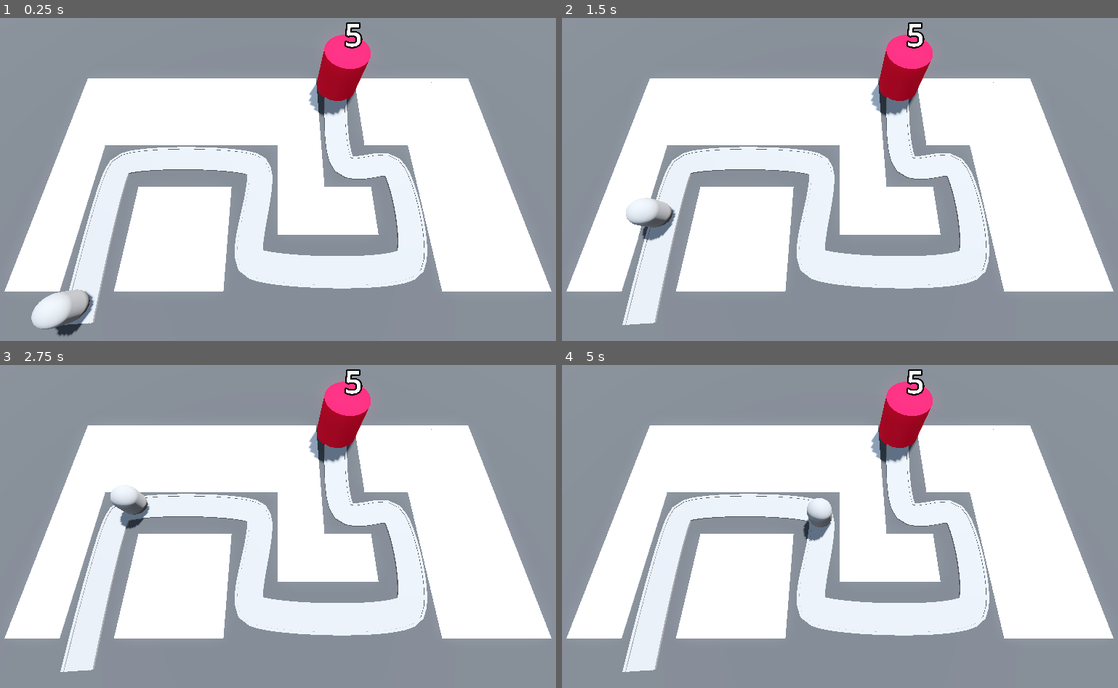
Above: before the commit, frames 1-4 (two rows, left to right).
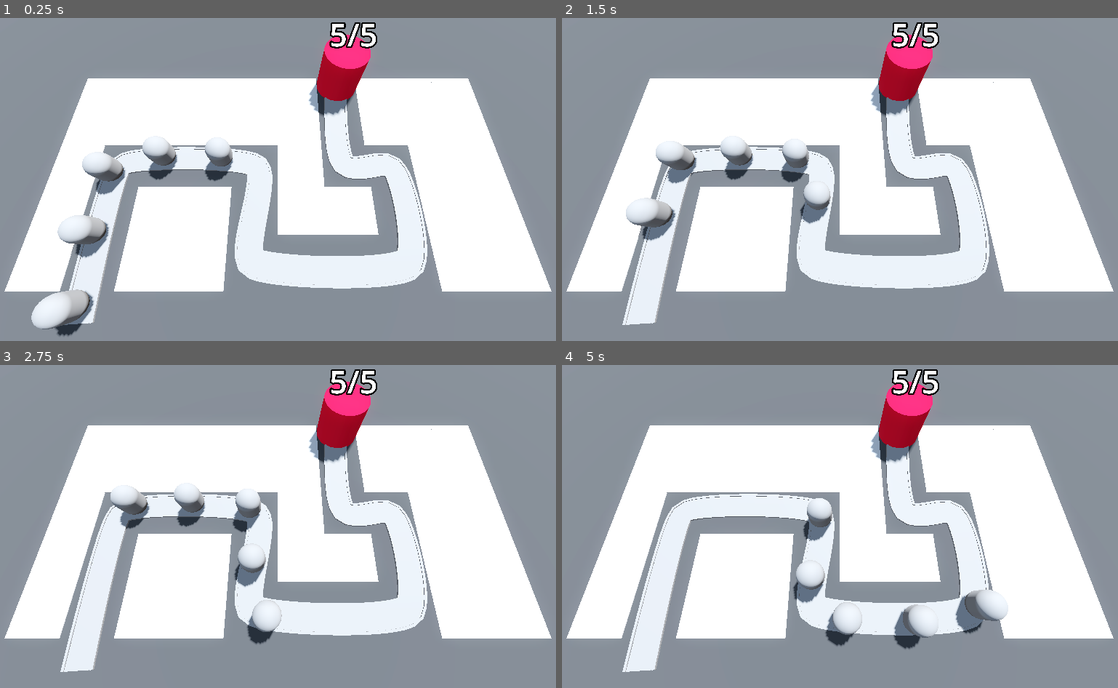
Above: after the commit, the same moments.

Repository: DTNevaeha/TD_Game
Game: Godot game, scene res://BaseLevel.tscn
The game is run twice, just before and just after one commit, with the same random seed, the same clock (stepped at 60 frames per second) and the same inputs.
Inputs:
- Up to frame 1 (0.25 s): no input
- Up to frame 2 (1.5 s): no input
- Up to frame 3 (2.75 s): no input
- Up to frame 4 (5 s): no input

The runs differ from the first frame. In frame 1, 2.7% of the frame differs, in the area x 10-68%, y 1-75%; in frame 2, 2.4%; in frame 3, 2.1%; in frame 4, 2.5%.

Commit message:
Added lose condition and health

Diff:
--- a/Base/base.gd
+++ b/Base/base.gd
@@ -1,15 +1,24 @@
 extends Node3D
 
 @export var max_health: int = 5
+var current_health: int:
+	set(health_in):
+		current_health = health_in
+		print("Health was changed")
+		label_3d.text = str(current_health) + "/" + str(max_health)
+		var red: Color = Color.RED
+		var white: Color = Color.WHITE
+		label_3d.modulate = red.lerp(white, float(current_health) / float(max_health))
+		if current_health < 1:
+			get_tree().reload_current_scene()
 
 @onready var label_3d: Label3D = $Label3D
 
 
 func _ready() -> void:
-	label_3d.text = str(max_health)
+	current_health = max_health
 
 
 func take_damage() -> void:
 	print("damage dealt to base!")
-	max_health -= 1
-	label_3d.text = str(max_health)
+	current_health -= 1
--- a/BaseLevel.tscn
+++ b/BaseLevel.tscn
@@ -97,5 +97,21 @@
 [node name="Enemy" parent="Path3D" instance=ExtResource("2_ay0h6")]
 transform = Transform3D(0.999995, 0, 0, 0, 1, 0, 0, 0, 0.999995, -14, 0, 14)
 
+[node name="Enemy2" parent="Path3D" instance=ExtResource("2_ay0h6")]
+transform = Transform3D(0.999409, 0, 0.0342226, 0, 1, 0, -0.0342226, 0, 0.999409, -14.2374, 0, 9.00581)
+progress = 5.0
+
+[node name="Enemy3" parent="Path3D" instance=ExtResource("2_ay0h6")]
+transform = Transform3D(0.999322, 0, -0.03667, 0, 1, 0, 0.03667, 0, 0.999322, -14.2816, 0, 4.00665)
+progress = 10.0
+
+[node name="Enemy4" parent="Path3D" instance=ExtResource("2_ay0h6")]
+transform = Transform3D(0.0701868, 0, -0.997529, 0, 1, 0, 0.997529, 0, 0.0701868, -11.1437, 0, 1.38962)
+progress = 15.0
+
+[node name="Enemy5" parent="Path3D" instance=ExtResource("2_ay0h6")]
+transform = Transform3D(-0.0475317, 0, -0.998865, 0, 1, 0, 0.998865, 0, -0.0475317, -6.14626, 0, 1.35325)
+progress = 20.0
+
 [node name="Base" parent="." instance=ExtResource("3_qgggh")]
 transform = Transform3D(1, 0, 0, 0, 1, 0, 0, 0, 1, 6, 0, -7)
